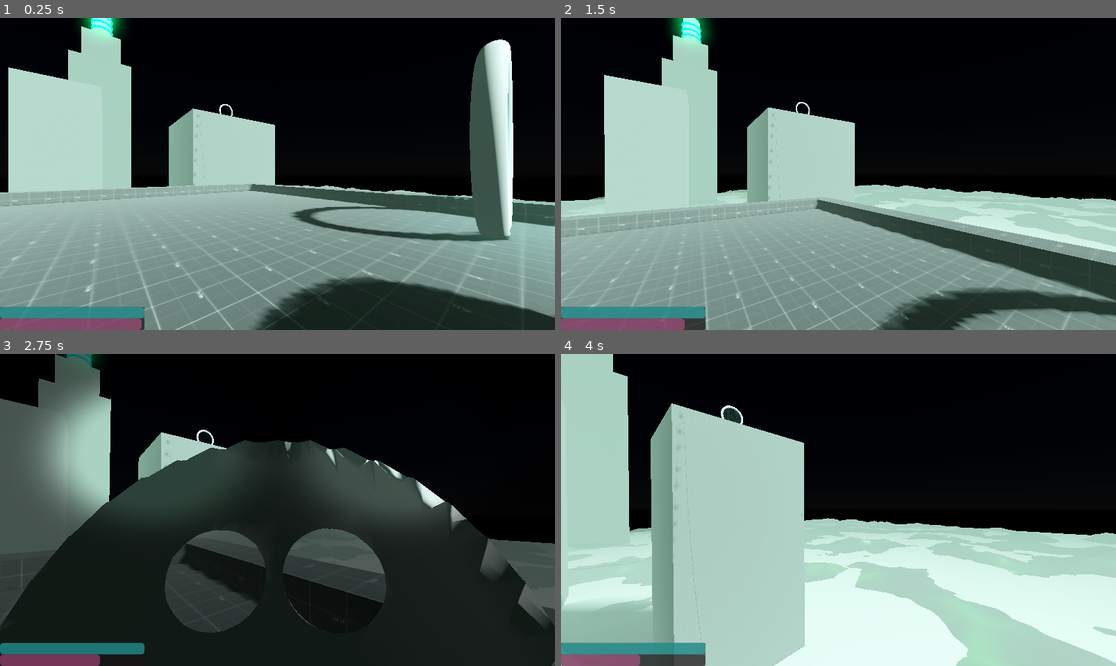
Above: before the commit, frames 1-4 (two rows, left to right).
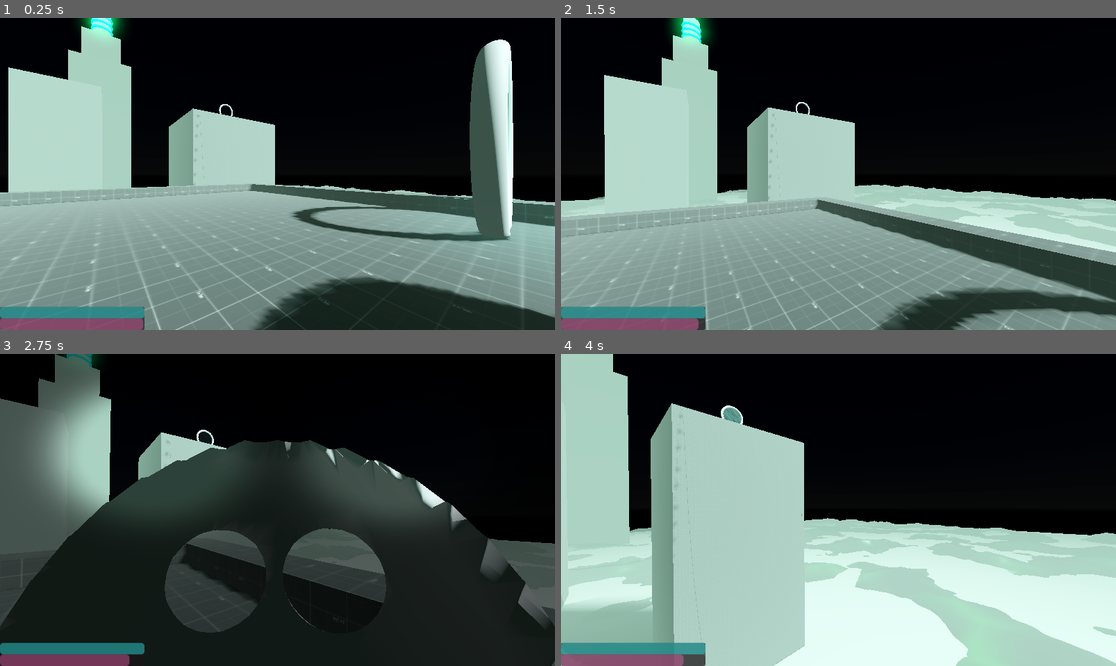
Above: after the commit, the same moments.

Repository: RuffledPlume/GWF-78
Game: Godot game, scene res://Levels/Sandbox.tscn
Two runs of this game, one before a commit and one after it. Both use one fixed random seed, a clock stepped at 60 frames per second and the inputs below.
Inputs (mouse positions are in pixels of both pictures, inside the frame that each line leads up to):
- Up to frame 1 (0.25 s): no input
- Up to frame 2 (1.5 s): tap Enter at 0.5 s; move the mouse to (866, 174) at 0.52 s; hold W (Forward) from 0.53 s (still down); click (866, 174) at 0.6 s; tap Space (Jump) at 0.77 s; move the mouse to (810, 174) at 1.27 s; click (810, 174) at 1.35 s
- Up to frame 3 (2.75 s): keep holding W (Forward); tap Space (Jump) at 1.52 s; move the mouse to (288, 503) at 2.02 s; hold Right mouse button (UseMask) from 2.03 s (still down); click (288, 503) at 2.3 s
- Up to frame 4 (4 s): keep holding W (Forward); move the mouse to (832, 516) at 2.77 s; release Right mouse button (UseMask) at 2.78 s; tap Shift at 2.85 s; tap Space (Jump) at 3.02, 3.77 s; click (832, 516) at 3.05 s; move the mouse to (877, 513) at 3.52 s; click (877, 513) at 3.6 s

The runs differ from the first frame. In frame 1, less than 0.1% of the frame differs, in the area x 25-26%, y 96-100%; in frame 2, 0.1%; in frame 3, 0.2%; in frame 4, 0.4%, in the area x 13-33%, y 17-100%.

Commit message:
New portal prefab and tower two interior

Diff:
--- a/Materials/ToxicCloudParticle.tres
+++ b/Materials/ToxicCloudParticle.tres
@@ -8,7 +8,7 @@
 shading_mode = 0
 disable_fog = true
 vertex_color_use_as_albedo = true
-albedo_color = Color(0, 0.72549, 0.321569, 1)
+albedo_color = Color(0, 0.560784, 0.4, 1)
 albedo_texture = ExtResource("1_8sha3")
 refraction_scale = 1.0
 billboard_mode = 3
--- /dev/null
+++ b/Particles/toxic_cloud_pshader.tres
@@ -0,0 +1,10 @@
+[gd_resource type="VisualShader" format=3 uid="uid://wgqvfj8bdhq8"]
+
+[resource]
+code = "shader_type spatial;
+render_mode blend_mix, depth_draw_opaque, cull_back, diffuse_lambert, specular_schlick_ggx;
+
+
+
+"
+graph_offset = Vector2(-304.905, -44.5076)
--- /dev/null
+++ b/Prefabs/Interiors/tower_two_interior.tscn
@@ -0,0 +1,208 @@
+[gd_scene load_steps=4 format=3 uid="uid://b7slp67cdg080"]
+
+[ext_resource type="Texture2D" uid="uid://dt48n212okjo6" path="res://Materials/prototype-texture-with-size.png" id="1_gfiwd"]
+
+[sub_resource type="StandardMaterial3D" id="StandardMaterial3D_62oow"]
+albedo_texture = ExtResource("1_gfiwd")
+uv1_triplanar = true
+
+[sub_resource type="StandardMaterial3D" id="StandardMaterial3D_prs6i"]
+albedo_texture = ExtResource("1_gfiwd")
+uv1_triplanar = true
+
+[node name="TowerTwoInterior" type="CSGCombiner3D"]
+material_override = SubResource("StandardMaterial3D_62oow")
+use_collision = true
+
+[node name="BoundingBox" type="CSGBox3D" parent="."]
+transform = Transform3D(1, 0, 0, 0, 1, 0, 0, 0, 1, 0, 1.7, 0)
+material_override = SubResource("StandardMaterial3D_prs6i")
+size = Vector3(30, 20.6, 30)
+
+[node name="EntranceOuterLedge" type="CSGBox3D" parent="."]
+transform = Transform3D(1, 0, 0, 0, 1, 0, 0, 0, 1, -17, 1.5, -12)
+material_override = SubResource("StandardMaterial3D_prs6i")
+size = Vector3(4, 1, 6)
+
+[node name="EntranceOuterLedge2" type="CSGBox3D" parent="."]
+transform = Transform3D(-4.37114e-08, 0, -1, 0, 1, 0, 1, 0, -4.37114e-08, -15.05, 1.5, -17)
+material_override = SubResource("StandardMaterial3D_prs6i")
+size = Vector3(4, 1, 8.7)
+
+[node name="OuterLedgeSupport" type="CSGBox3D" parent="."]
+transform = Transform3D(-4.37114e-08, 0, -1, 0.707107, 0.707107, -3.09086e-08, 0.707107, -0.707107, -3.09086e-08, -12.95, -0.207107, -16.2929)
+material_override = SubResource("StandardMaterial3D_prs6i")
+size = Vector3(0.5, 5, 0.5)
+
+[node name="OuterLedgeSupport2" type="CSGBox3D" parent="."]
+transform = Transform3D(0.707107, -0.707107, 1.28028e-08, 0.707107, 0.707107, -3.09086e-08, 1.28028e-08, 3.09086e-08, 1, -16.05, -0.207107, -12.9929)
+material_override = SubResource("StandardMaterial3D_prs6i")
+size = Vector3(0.5, 5, 0.5)
+
+[node name="EntrancePoint" type="CSGBox3D" parent="."]
+transform = Transform3D(1, 0, 0, 0, 1, 0, 0, 0, 1, -13, 4, -12.5)
+material_override = SubResource("StandardMaterial3D_prs6i")
+operation = 2
+size = Vector3(4, 4, 5)
+
+[node name="CorridorMain" type="CSGBox3D" parent="."]
+transform = Transform3D(1, 0, 0, 0, 1, 0, 0, 0, 1, 0, 3.8, -5.5)
+material_override = SubResource("StandardMaterial3D_prs6i")
+operation = 2
+size = Vector3(4, 3.6, 17)
+
+[node name="CorridorMain2" type="CSGBox3D" parent="."]
+transform = Transform3D(0.5, 0, 0.866025, 0, 1, 0, -0.866025, 0, 0.5, -1.84952, 3.8, 1.08577)
+material_override = SubResource("StandardMaterial3D_prs6i")
+operation = 2
+size = Vector3(2.8, 3.6, 1.5)
+
+[node name="CorridorMain3" type="CSGBox3D" parent="."]
+transform = Transform3D(0.5, 0, -0.866025, 0, 1, 0, 0.866025, 0, 0.5, 1.85048, 3.8, 1.08577)
+material_override = SubResource("StandardMaterial3D_prs6i")
+operation = 2
+size = Vector3(2.8, 3.6, 1.5)
+
+[node name="SecondFloorCutout" type="CSGBox3D" parent="."]
+transform = Transform3D(-4.37114e-08, 0, -1, 0, 1, 0, 1, 0, -4.37114e-08, 0, 8.35727, 0)
+material_override = SubResource("StandardMaterial3D_prs6i")
+operation = 2
+size = Vector3(3, 3.2, 16)
+
+[node name="SecondFloorCutout2" type="CSGBox3D" parent="."]
+transform = Transform3D(-1, 0, 8.74228e-08, 0, 1, 0, -8.74228e-08, 0, -1, 6.99382e-07, 8.35727, -8)
+material_override = SubResource("StandardMaterial3D_prs6i")
+operation = 2
+size = Vector3(4, 3.2, 13)
+
+[node name="ExitRoom" type="CSGBox3D" parent="."]
+transform = Transform3D(-4.37114e-08, 0, -1, 0, 1, 0, 1, 0, -4.37114e-08, -10.75, 8.35727, 7.5)
+material_override = SubResource("StandardMaterial3D_prs6i")
+operation = 2
+size = Vector3(4, 3.2, 4.5)
+
+[node name="CorridorCutout" type="CSGBox3D" parent="."]
+transform = Transform3D(1, 0, 0, 0, 1, 0, 0, 0, 1, -4, 3.8, -12)
+material_override = SubResource("StandardMaterial3D_prs6i")
+operation = 2
+size = Vector3(5, 3.6, 4)
+
+[node name="CorridorCutout2" type="CSGBox3D" parent="."]
+transform = Transform3D(0.707107, 0, -0.707107, 0, 1, 0, 0.707107, 0, 0.707107, -2.93934, 3.8, -9.64645)
+material_override = SubResource("StandardMaterial3D_prs6i")
+operation = 2
+size = Vector3(7, 3.6, 3)
+
+[node name="Door" type="CSGBox3D" parent="."]
+transform = Transform3D(1, 0, 0, 0, 1, 0, 0, 0, 1, -6.6, 3.15, -12)
+material_override = SubResource("StandardMaterial3D_prs6i")
+operation = 2
+size = Vector3(1, 2.3, 1.5)
+
+[node name="Door2" type="CSGBox3D" parent="."]
+transform = Transform3D(1, 0, 0, 0, 1, 0, 0, 0, 1, 2.2, 3.15, -2.5)
+material_override = SubResource("StandardMaterial3D_prs6i")
+operation = 2
+size = Vector3(1, 2.3, 1.5)
+
+[node name="Door4" type="CSGBox3D" parent="."]
+transform = Transform3D(1, 0, 0, 0, 1, 0, 0, 0, 1, -8.4, 7.90622, 7.5)
+material_override = SubResource("StandardMaterial3D_prs6i")
+operation = 2
+size = Vector3(1, 2.3, 1.5)
+
+[node name="ExitRoomCutout" type="CSGBox3D" parent="."]
+transform = Transform3D(1, 0, 0, 0, 1, 0, 0, 0, 1, -11.8, 11.006, 6.5)
+material_override = SubResource("StandardMaterial3D_prs6i")
+operation = 2
+size = Vector3(2.3, 2.3, 2)
+
+[node name="Door3" type="CSGBox3D" parent="."]
+transform = Transform3D(1, 0, 0, 0, 1, 0, 0, 0, 1, 8.2, 3.15, -6.2)
+material_override = SubResource("StandardMaterial3D_prs6i")
+operation = 2
+size = Vector3(1, 2.3, 1.5)
+
+[node name="Room" type="CSGBox3D" parent="."]
+transform = Transform3D(1, 0, 0, 0, 1, 0, 0, 0, 1, -9.5, 3.8, -12)
+material_override = SubResource("StandardMaterial3D_prs6i")
+operation = 2
+size = Vector3(5, 3.6, 4)
+
+[node name="Room2" type="CSGBox3D" parent="."]
+transform = Transform3D(1, 0, 0, 0, 1, 0, 0, 0, 1, -13, 3.8, -11)
+material_override = SubResource("StandardMaterial3D_prs6i")
+operation = 2
+size = Vector3(4, 3.6, 10)
+
+[node name="Room3" type="CSGBox3D" parent="."]
+transform = Transform3D(1, 0, 0, 0, 1, 0, 0, 0, 1, 8.5, 3.8, -2.5)
+material_override = SubResource("StandardMaterial3D_prs6i")
+operation = 2
+size = Vector3(12, 3.6, 4)
+
+[node name="Room4" type="CSGBox3D" parent="."]
+transform = Transform3D(-4.37114e-08, 0, -1, 0, 1, 0, 1, 0, -4.37114e-08, 11.5, 3.8, -7)
+material_override = SubResource("StandardMaterial3D_prs6i")
+operation = 2
+size = Vector3(5, 3.6, 6)
+
+[node name="Room5" type="CSGBox3D" parent="."]
+transform = Transform3D(-4.37114e-08, 0, -1, 0, 1, 0, 1, 0, -4.37114e-08, 5.25, 3.8, -7.5)
+material_override = SubResource("StandardMaterial3D_prs6i")
+operation = 2
+size = Vector3(5, 3.6, 5.5)
+
+[node name="Room6" type="CSGBox3D" parent="."]
+transform = Transform3D(-4.37114e-08, 0, -2.3, 0, 1, 0, 1, 0, -1.00536e-07, 0, 6, 8)
+material_override = SubResource("StandardMaterial3D_prs6i")
+operation = 2
+size = Vector3(13, 8, 7)
+
+[node name="Elevator" type="CSGBox3D" parent="."]
+transform = Transform3D(-4.37114e-08, 0, 1, 0, 1, 0, -1, 0, -4.37114e-08, 0, 6, 10.601)
+size = Vector3(3, 8, 3)
+
+[node name="MainHallStairs" type="CSGBox3D" parent="Elevator"]
+transform = Transform3D(-4.37114e-08, 0.573576, -0.819152, 0, 0.819152, 0.573576, 1, 2.50718e-08, -3.58063e-08, 0.400009, -3.69109, -2.8)
+size = Vector3(2.5, 0.5, 5)
+
+[node name="MainHallStairs2" type="CSGBox3D" parent="Elevator"]
+transform = Transform3D(1, 0, -3.55271e-15, 0, 1, 0, 3.55271e-15, 0, 1, -2.79999, -2.29109, -2.75)
+size = Vector3(2.5, 0.5, 2.5)
+
+[node name="MainHallStairs3" type="CSGBox3D" parent="Elevator"]
+transform = Transform3D(1, 1.77636e-15, -3.55271e-15, 0, 0.819152, 0.573576, 3.55271e-15, -0.573576, 0.819152, -2.69999, -1.69109, -0.600001)
+size = Vector3(2.5, 0.5, 5)
+
+[node name="MainHallStairs4" type="CSGBox3D" parent="Elevator"]
+transform = Transform3D(1, 0, -3.55271e-15, 0, 1, 0, 3.55271e-15, 0, 1, -2.69999, -0.29109, 2.65)
+size = Vector3(2.5, 0.5, 2.7)
+
+[node name="MainHallStairs5" type="CSGBox3D" parent="Elevator"]
+transform = Transform3D(-4.37114e-08, -0.573576, 0.819152, 0, 0.819152, 0.573576, -1, 2.50718e-08, -3.58063e-08, -0.951591, 0.0625129, 2.7)
+size = Vector3(2.5, 0.5, 1.7)
+
+[node name="MainHallWall" type="CSGBox3D" parent="."]
+transform = Transform3D(-4.37105e-08, 0, 1, 0, 1, 0, -1, 0, -4.37105e-08, 4.6, 4.20891, 10.751)
+size = Vector3(0.5, 4.5, 7)
+
+[node name="MainHallWall3" type="CSGBox3D" parent="."]
+transform = Transform3D(-4.37105e-08, 0, 1, 0, 1, 0, -1, 0, -4.37105e-08, -6.05, 5.95891, 12.501)
+size = Vector3(4, 8, 4.1)
+
+[node name="MainHallWall2" type="CSGBox3D" parent="."]
+transform = Transform3D(-4.37105e-08, 0, 1, 0, 1, 0, -1, 0, -4.37105e-08, 6.05, 7.90891, 12.501)
+size = Vector3(4, 4, 4.1)
+
+[node name="MainHallSecondFloor" type="CSGBox3D" parent="."]
+transform = Transform3D(-4.37103e-08, 0, 1, 0, 1, 0, -1, 0, -4.37103e-08, 2.36928e-06, 6.50892, 8.85099)
+size = Vector3(4.3, 0.5, 16.2)
+
+[node name="MainHallSecondFloor2" type="CSGBox3D" parent="."]
+transform = Transform3D(1, 0, -1.34293e-12, 0, 1, 0, 1.37135e-12, 0, 1, 6.5, 6.50892, 4.10099)
+size = Vector3(3, 0.5, 5.3)
+
+[node name="MainHallSecondFloor3" type="CSGBox3D" parent="."]
+transform = Transform3D(1, 0, -1.35003e-12, 0, 1, 0, 1.37845e-12, 0, 1, -6.5, 6.50893, 4.10099)
+size = Vector3(3, 0.5, 5.3)
--- a/Prefabs/Player.tscn
+++ b/Prefabs/Player.tscn
@@ -188,7 +188,7 @@
 script = ExtResource("2_1ye7i")
 
 [node name="Mask" parent="CameraPivot/Camera3D" instance=ExtResource("3_61m2a")]
-transform = Transform3D(0.769831, 0, 0, 0, -3.36504e-08, 0.769831, 0, -0.769831, -3.36504e-08, 0, -0.5, -0.7)
+transform = Transform3D(0.769831, 0, 0, 0, -2.78678e-06, 0.769831, 0, -0.769831, -2.78678e-06, 0, -0.5, -0.7)
 
 [node name="AnimationPlayer" type="AnimationPlayer" parent="CameraPivot/Camera3D"]
 libraries = {
--- a/Prefabs/Portal.tscn
+++ b/Prefabs/Portal.tscn
@@ -1,18 +1,30 @@
-[gd_scene load_steps=4 format=3 uid="uid://bx58q4jf6ownj"]
+[gd_scene load_steps=6 format=3 uid="uid://bx58q4jf6ownj"]
 
 [ext_resource type="Shader" uid="uid://dogm0sjk631j0" path="res://Shader/Portal.tres" id="1_3ch8k"]
 
 [sub_resource type="ShaderMaterial" id="ShaderMaterial_y20c2"]
 render_priority = 0
 shader = ExtResource("1_3ch8k")
-shader_parameter/Mix = 0.0
+shader_parameter/Mix = 1.0
 
 [sub_resource type="CylinderMesh" id="CylinderMesh_jfm5d"]
 top_radius = 2.0
 bottom_radius = 2.0
 height = 0.1
 
+[sub_resource type="ShaderMaterial" id="ShaderMaterial_gjgpd"]
+render_priority = 0
+shader = ExtResource("1_3ch8k")
+shader_parameter/Mix = 1.0
+
+[sub_resource type="PlaneMesh" id="PlaneMesh_xds0l"]
+
 [node name="Portal" type="MeshInstance3D"]
 transform = Transform3D(1, 0, 0, 0, -4.37114e-08, -1, 0, 1, -4.37114e-08, -0.957599, -0.0397538, -0.0551462)
 material_override = SubResource("ShaderMaterial_y20c2")
 mesh = SubResource("CylinderMesh_jfm5d")
+
+[node name="MeshInstance3D" type="MeshInstance3D" parent="."]
+transform = Transform3D(1, 0, 0, 0, 1, 0, 0, 0, 1, 0, -10, 4.32134e-07)
+material_override = SubResource("ShaderMaterial_gjgpd")
+mesh = SubResource("PlaneMesh_xds0l")
--- a/Prefabs/teleporter.tscn
+++ b/Prefabs/teleporter.tscn
@@ -39,15 +39,16 @@
 script = ExtResource("1_h3a3j")
 
 [node name="Timer" type="Timer" parent="."]
+wait_time = 2.0
 one_shot = true
 
 [node name="CollisionShape3D" type="CollisionShape3D" parent="."]
 transform = Transform3D(3, 0, 0, 0, 3, 0, 0, 0, 3, 0, 0, 0)
-shape = SubResource("BoxShape3D_nx65m")
+shape = SubResource("BoxShape3D_muw4y")
 
 [node name="TorusA" type="MeshInstance3D" parent="."]
 transform = Transform3D(1, 0, 0, 0, -4.37114e-08, -1, 0, 1, -4.37114e-08, 0, 0, 0)
-mesh = SubResource("TorusMesh_vvlmt")
+mesh = SubResource("TorusMesh_8jtot")
 skeleton = NodePath("")
 
 [node name="PointA" type="Node3D" parent="TorusA"]
--- /dev/null
+++ b/Prefabs/teleporter_v_2.tscn
@@ -0,0 +1,114 @@
+[gd_scene load_steps=4 format=3 uid="uid://oihwef5gqhy4"]
+
+[ext_resource type="Shader" uid="uid://dogm0sjk631j0" path="res://Shader/Portal.tres" id="1_wsyul"]
+
+[sub_resource type="ShaderMaterial" id="ShaderMaterial_511ui"]
+render_priority = 0
+shader = ExtResource("1_wsyul")
+shader_parameter/Mix = 1.0
+
+[sub_resource type="PlaneMesh" id="PlaneMesh_2dgm6"]
+size = Vector2(3, 3)
+subdivide_width = 3
+
+[node name="TeleporterV2" type="Node3D"]
+
+[node name="MeshInstance3D" type="MeshInstance3D" parent="."]
+transform = Transform3D(1, 0, 0, 0, 2.03695e-06, -1, 0, -46.6, -4.37115e-08, 0, 1.7, 0)
+material_override = SubResource("ShaderMaterial_511ui")
+mesh = SubResource("PlaneMesh_2dgm6")
+
+[node name="Mesh" type="Node3D" parent="."]
+
+[node name="CSGBox3D" type="CSGBox3D" parent="Mesh"]
+transform = Transform3D(1, 0, 0, 0, 1, 0, 0, 0, 1, -1.6, 1.7, 0)
+use_collision = true
+size = Vector3(0.25, 3, 0.25)
+
+[node name="CSGBox3D8" type="CSGBox3D" parent="Mesh"]
+transform = Transform3D(1, 0, 0, 0, 1, 0, 0, 0, 1, 1.4, 1.7, 0)
+use_collision = true
+size = Vector3(0.25, 3, 0.25)
+
+[node name="CSGBox3D3" type="CSGBox3D" parent="Mesh"]
+transform = Transform3D(1, 0, 0, 0, 1, 0, 0, 0, 1, -0.1, 3.4, 0)
+use_collision = true
+size = Vector3(3.5, 0.5, 0.5)
+
+[node name="CSGBox3D4" type="CSGBox3D" parent="Mesh"]
+transform = Transform3D(1, 0, 0, 0, 1, 0, 0, 0, 1, 0.1, 0, 0)
+use_collision = true
+size = Vector3(4.2, 0.5, 2)
+
+[node name="CSGBox3D5" type="CSGBox3D" parent="Mesh"]
+transform = Transform3D(1, 0, 0, 0, 1, 0, 0, 0, 1, 2.1, 1.05, 1)
+use_collision = true
+
+[node name="CSGBox3D6" type="CSGBox3D" parent="Mesh"]
+transform = Transform3D(1, 0, 0, 0, 1, 0, 0, 0, 1, 2.1, 0.2, 1)
+use_collision = true
+size = Vector3(0.5, 1, 0.5)
+
+[node name="CSGBox3D9" type="CSGBox3D" parent="Mesh"]
+transform = Transform3D(1, 0, 0, 0, 1, 0, 0, 0, 1, 2.1, 0.9, 0)
+use_collision = true
+size = Vector3(0.2, 1.3, 0.2)
+
+[node name="CSGBox3D7" type="CSGBox3D" parent="Mesh"]
+transform = Transform3D(1, 0, 0, 0, 1, 0, 0, 0, 1, 2.1, -0.2, 1)
+use_collision = true
+size = Vector3(1.5, 0.2, 1.5)
+
+[node name="CSGCylinder3D" type="CSGCylinder3D" parent="Mesh"]
+transform = Transform3D(-4.37114e-08, 1, 0, -1, -4.37114e-08, 0, 0, 0, 1, 1.8, 0.9, 0)
+use_collision = true
+radius = 0.1
+height = 0.6
+
+[node name="CSGCylinder3D2" type="CSGCylinder3D" parent="Mesh"]
+transform = Transform3D(-4.37114e-08, 1, 0, -1, -4.37114e-08, 0, 0, 0, 1, 1.8, 1.2, 0)
+use_collision = true
+radius = 0.1
+height = 0.6
+
+[node name="CSGCylinder3D3" type="CSGCylinder3D" parent="Mesh"]
+transform = Transform3D(1.91069e-15, -4.37114e-08, -1, -1, -4.37114e-08, 0, -4.37114e-08, 1, -4.37114e-08, 2.1, 0.9, 0.4)
+use_collision = true
+radius = 0.1
+height = 0.6
+
+[node name="CSGCylinder3D4" type="CSGCylinder3D" parent="Mesh"]
+transform = Transform3D(1.91069e-15, -4.37114e-08, -1, -1, -4.37114e-08, 0, -4.37114e-08, 1, -4.37114e-08, 2.1, 1.2, 0.4)
+use_collision = true
+radius = 0.1
+height = 0.6
+
+[node name="CSGPolygon3D" type="CSGPolygon3D" parent="Mesh"]
+transform = Transform3D(-4.37114e-08, 0, 1.6, 0, 0.438615, 0, -1, 0, -6.99382e-08, 0.8, -0.2, 2)
+use_collision = true
+polygon = PackedVector2Array(0, -0.1, 0, -0.1, 1, 1, 1, 0)
+
+[node name="CSGBox3D2" type="CSGBox3D" parent="."]
+transform = Transform3D(-4.37114e-08, -1, 0, 1, -4.37114e-08, 0, 0, 0, 1, -0.7, 3.9, 0.2)
+use_collision = true
+size = Vector3(0.2, 1, 0.2)
+
+[node name="CSGBox3D10" type="CSGBox3D" parent="."]
+transform = Transform3D(-4.37114e-08, -1, 0, 1, -4.37114e-08, 0, 0, 0, 1, 0.7, 3.9, 0.2)
+use_collision = true
+size = Vector3(0.2, 1, 0.2)
+
+[node name="CSGCombiner3D" type="CSGCombiner3D" parent="."]
+transform = Transform3D(1, 0, 0, 0, 1, 0, 0, 0, 1, 0, 0, -0.1)
+
+[node name="CSGCylinder3D" type="CSGCylinder3D" parent="CSGCombiner3D"]
+transform = Transform3D(1, 0, 0, 0, -4.37114e-08, -1, 0, 1, -4.37114e-08, 0, 3.9, 0.3)
+height = 0.25
+sides = 36
+
+[node name="CSGCylinder3D2" type="CSGCylinder3D" parent="CSGCombiner3D"]
+transform = Transform3D(1, 0, 0, 0, -4.37114e-08, -1, 0, 1, -4.37114e-08, 0, 3.9, 0.3)
+operation = 2
+radius = 0.3
+height = 0.5
+sides = 36
--- a/Scripts/Player.gd
+++ b/Scripts/Player.gd
@@ -5,7 +5,7 @@
 @export var mouse_sensitivity := 0.001
 @export var interaction_distance := 5.0
 @export var breath_replenishment_rate := 0.5
-@export var breath_depletion_rate := 0.075
+@export var breath_depletion_rate := 0.025
 @export var oxygen_depletion_rate := 0.05
 
 const SPEED = 5.0
--- a/Scripts/teleporter.gd
+++ b/Scripts/teleporter.gd
@@ -21,14 +21,10 @@
 @onready var generation_audio_b: AudioStreamPlayer3D = %GenerationAudioB
 @onready var transit_audio_b: AudioStreamPlayer = %TransitAudioB
 
-@onready var player_camera_pivot = Player.instance.camera_pivot
-
 @onready var timer: Timer = $Timer
-
 
 var portal_a_material: ShaderMaterial
 var portal_b_material: ShaderMaterial
-
 
 func _ready() -> void:
 
@@ -82,15 +78,16 @@
 
 func fix_teleporter() -> void:
 		#Below needs to be put into 'working teleporter' function which executes once is_working = true
-	if Input.is_action_just_pressed("Interact"):
+	if Input.is_action_just_pressed("Interact") and  not is_working:
 		var tween := create_tween()
 		tween.tween_method(func(t): portal_a_material.set_shader_parameter("Mix", t), 0.0, 1.0, 2.0)
 		tween.tween_method(func(t): portal_b_material.set_shader_parameter("Mix", t), 0.0, 1.0, 2.0)
+		is_working = true
 
 func _on_timer_timeout() -> void:
 	interact_timer = false
 
-func _on_body_entered(body: Node3D) -> void:
+func _on_body_entered(body: CharacterBody3D) -> void:
 	if body == Player.instance:
 		print("Player in bounds")
 		is_within_a = true
--- a/Shader/Portal.tres
+++ b/Shader/Portal.tres
@@ -1,10 +1,10 @@
-[gd_resource type="VisualShader" load_steps=29 format=3 uid="uid://dogm0sjk631j0"]
+[gd_resource type="VisualShader" load_steps=24 format=3 uid="uid://dogm0sjk631j0"]
 
 [sub_resource type="VisualShaderNodeFresnel" id="VisualShaderNodeFresnel_fjihv"]
 default_input_values = [2, false, 3, 0.05]
 
 [sub_resource type="VisualShaderNodeUVPolarCoord" id="VisualShaderNodeUVPolarCoord_u2ts2"]
-default_input_values = [1, Vector2(0.75, 0.75), 2, 2.0, 3, 1.0]
+default_input_values = [1, Vector2(0.5, 0.5), 2, 2.0, 3, 1.0]
 
 [sub_resource type="VisualShaderNodeVectorOp" id="VisualShaderNodeVectorOp_jn20n"]
 default_input_values = [0, Vector2(0, 0), 1, Vector2(1, 1)]
@@ -12,6 +12,7 @@
 operator = 2
 
 [sub_resource type="Gradient" id="Gradient_io6l6"]
+interpolation_mode = 2
 offsets = PackedFloat32Array(0, 0.489726, 1)
 colors = PackedColorArray(0.160033, 0.624497, 0.459426, 1, 0, 0.417692, 0.468526, 1, 0.372549, 0.823529, 0.168627, 1)
 
@@ -40,19 +41,6 @@
 
 [sub_resource type="VisualShaderNodeInput" id="VisualShaderNodeInput_blwb5"]
 input_name = "time"
-
-[sub_resource type="Gradient" id="Gradient_cstsh"]
-offsets = PackedFloat32Array(0.510274, 0.667808, 0.84589)
-colors = PackedColorArray(0.35, 0, 0.75, 1, 0.14902, 0.72549, 1, 1, 0.184314, 0.376471, 1, 1)
-
-[sub_resource type="GradientTexture1D" id="GradientTexture1D_b0806"]
-gradient = SubResource("Gradient_cstsh")
-
-[sub_resource type="VisualShaderNodeTexture" id="VisualShaderNodeTexture_k2m8s"]
-texture = SubResource("GradientTexture1D_b0806")
-
-[sub_resource type="VisualShaderNodeFloatOp" id="VisualShaderNodeFloatOp_e0eud"]
-operator = 2
 
 [sub_resource type="VisualShaderNodeUVFunc" id="VisualShaderNodeUVFunc_sa0sj"]
 default_input_values = [1, Vector2(0.05, -0.05), 2, Vector2(0, 0)]
@@ -67,10 +55,6 @@
 
 [sub_resource type="VisualShaderNodeTexture" id="VisualShaderNodeTexture_7gusc"]
 texture = SubResource("NoiseTexture2D_6kxj1")
-
-[sub_resource type="VisualShaderNodeMix" id="VisualShaderNodeMix_yq08o"]
-default_input_values = [0, Vector2(0, 0), 1, Vector2(2, 2), 2, Vector2(0.5, 0.5)]
-op_type = 1
 
 [sub_resource type="VisualShaderNodeFloatParameter" id="VisualShaderNodeFloatParameter_fotqt"]
 parameter_name = "Mix"
@@ -105,7 +89,7 @@
 
 [resource]
 code = "shader_type spatial;
-render_mode blend_mix, depth_draw_opaque, cull_back, diffuse_lambert, specular_schlick_ggx, unshaded;
+render_mode blend_mix, depth_draw_opaque, cull_disabled, diffuse_lambert, specular_schlick_ggx, unshaded;
 
 uniform sampler2D tex_frg_7;
 uniform sampler2D tex_frg_38;
@@ -122,7 +106,7 @@
 
 	vec2 n_out33p0;
 // UVPolarCoord:33
-	vec2 n_in33p1 = vec2(0.75000, 0.75000);
+	vec2 n_in33p1 = vec2(0.50000, 0.50000);
 	float n_in33p2 = 2.00000;
 	float n_in33p3 = 1.00000;
 	{
@@ -199,42 +183,38 @@
 
 }
 "
+graph_offset = Vector2(-300.109, 93.9147)
+modes/cull = 2
 flags/unshaded = true
 nodes/fragment/0/position = Vector2(1860, -100)
 nodes/fragment/2/node = SubResource("VisualShaderNodeFresnel_fjihv")
-nodes/fragment/2/position = Vector2(-460, 660)
+nodes/fragment/2/position = Vector2(-400, 540)
 nodes/fragment/6/node = SubResource("VisualShaderNodeInput_blwb5")
-nodes/fragment/6/position = Vector2(-1880, 540)
+nodes/fragment/6/position = Vector2(-1960, 480)
 nodes/fragment/7/node = SubResource("VisualShaderNodeTexture_4xlwa")
 nodes/fragment/7/position = Vector2(-700, 280)
 nodes/fragment/9/node = SubResource("VisualShaderNodeUVFunc_d0xcf")
-nodes/fragment/9/position = Vector2(-1160, 320)
+nodes/fragment/9/position = Vector2(-1060, 320)
 nodes/fragment/33/node = SubResource("VisualShaderNodeUVPolarCoord_u2ts2")
 nodes/fragment/33/position = Vector2(-1460, 280)
 nodes/fragment/34/node = SubResource("VisualShaderNodeVectorOp_jn20n")
 nodes/fragment/34/position = Vector2(-1460, 480)
 nodes/fragment/38/node = SubResource("VisualShaderNodeTexture_ooxmu")
-nodes/fragment/38/position = Vector2(180, -440)
+nodes/fragment/38/position = Vector2(140, -320)
 nodes/fragment/55/node = SubResource("VisualShaderNodeInput_yuc5m")
 nodes/fragment/55/position = Vector2(-1980, 300)
 nodes/fragment/58/node = SubResource("VisualShaderNodeFloatOp_pq6bc")
 nodes/fragment/58/position = Vector2(-120, 360)
 nodes/fragment/59/node = SubResource("VisualShaderNodeTexture_5gd8r")
-nodes/fragment/59/position = Vector2(240, 20)
-nodes/fragment/60/node = SubResource("VisualShaderNodeTexture_k2m8s")
-nodes/fragment/60/position = Vector2(-200, -780)
-nodes/fragment/64/node = SubResource("VisualShaderNodeFloatOp_e0eud")
-nodes/fragment/64/position = Vector2(-120, 0)
+nodes/fragment/59/position = Vector2(140, 160)
 nodes/fragment/65/node = SubResource("VisualShaderNodeUVFunc_sa0sj")
-nodes/fragment/65/position = Vector2(-1180, -20)
+nodes/fragment/65/position = Vector2(-1060, -140)
 nodes/fragment/66/node = SubResource("VisualShaderNodeTexture_7gusc")
 nodes/fragment/66/position = Vector2(-680, -220)
-nodes/fragment/68/node = SubResource("VisualShaderNodeMix_yq08o")
-nodes/fragment/68/position = Vector2(820, 80)
 nodes/fragment/69/node = SubResource("VisualShaderNodeFloatParameter_fotqt")
-nodes/fragment/69/position = Vector2(-340, 980)
+nodes/fragment/69/position = Vector2(300, 740)
 nodes/fragment/70/node = SubResource("VisualShaderNodeFloatOp_o6q6w")
-nodes/fragment/70/position = Vector2(67.6429, 866.26)
+nodes/fragment/70/position = Vector2(720, 620)
 nodes/fragment/71/node = SubResource("VisualShaderNodeFloatOp_3kntk")
 nodes/fragment/71/position = Vector2(1320, 260)
-nodes/fragment/connections = PackedInt32Array(6, 0, 34, 0, 34, 0, 9, 2, 33, 0, 9, 0, 9, 0, 7, 0, 55, 0, 33, 0, 7, 0, 60, 0, 33, 0, 65, 0, 34, 0, 65, 2, 65, 0, 66, 0, 7, 0, 64, 1, 7, 0, 38, 0, 59, 0, 68, 0, 38, 0, 0, 0, 7, 0, 58, 0, 58, 0, 59, 0, 58, 0, 0, 5, 66, 0, 0, 21, 2, 0, 58, 1, 69, 0, 70, 0, 70, 0, 68, 2, 59, 0, 71, 0, 70, 0, 71, 1, 71, 0, 0, 1)
+nodes/fragment/connections = PackedInt32Array(6, 0, 34, 0, 34, 0, 9, 2, 33, 0, 9, 0, 9, 0, 7, 0, 55, 0, 33, 0, 33, 0, 65, 0, 34, 0, 65, 2, 65, 0, 66, 0, 58, 0, 59, 0, 2, 0, 58, 1, 69, 0, 70, 0, 59, 0, 71, 0, 38, 0, 0, 0, 58, 0, 0, 5, 7, 0, 38, 0, 7, 0, 58, 0, 66, 0, 0, 21, 70, 0, 71, 1, 71, 0, 0, 1)
Not shown: 2 places in Particles/toxic_cloud_particles.tscn that only renumber resources
Not shown: 4 places in Prefabs/teleporter.tscn that only renumber resources
